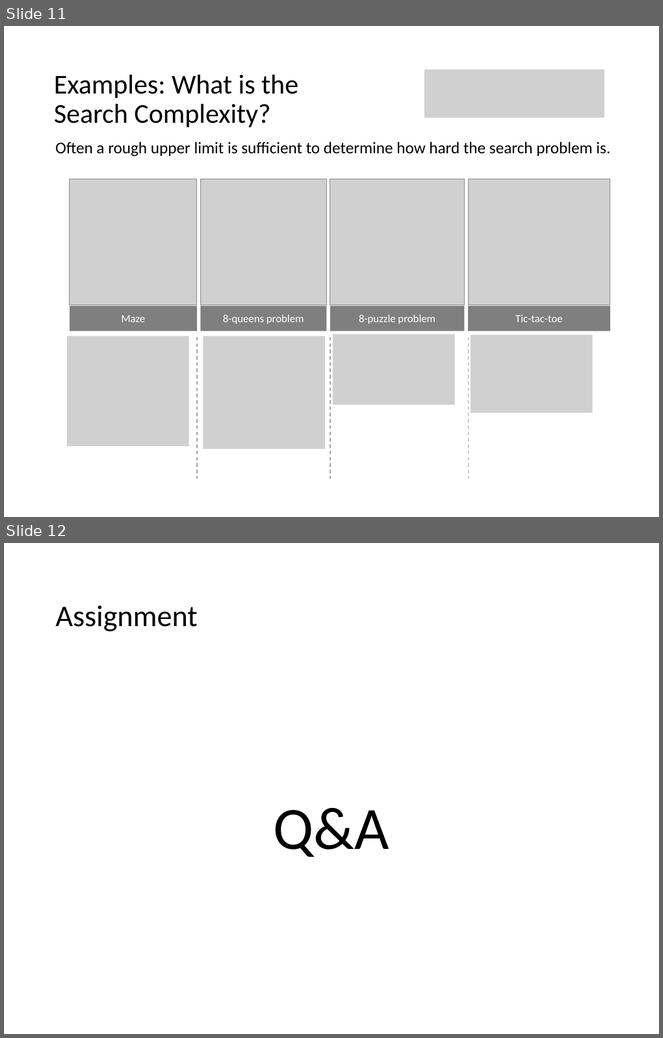
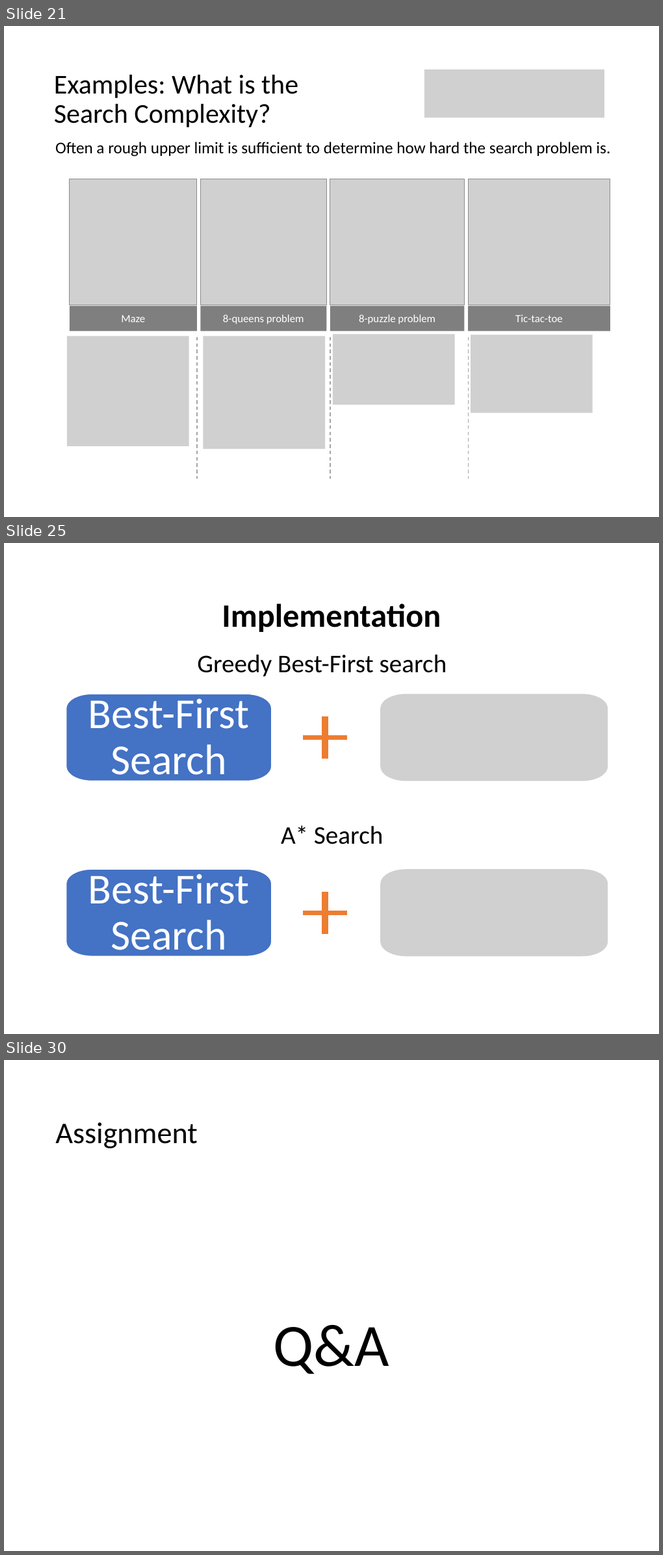
Before and after one commit to mhahsler/CS7320-AI, a slide deck: slides/03_search_discussion.pptx. Shown one above the other, each under a label of ours: slides 11 and 12 before the commit, slides 21, 25 and 30 after it; the slides between them are not shown. The pictures are 663x1038 and 663x1555 pixels, drawn with LibreOffice and Linux fonts; fonts in the diff are those of the drawing; grey boxes stand for pictures. Boxes give left, top, right and bottom in pixels: in the first picture for what was removed or moved away, otherwise in the second. Text is boxed around its words. In the diff, an @@ line names an element or a change of style, - is before the commit and + after.

```diff
--- a/slides/03_search_discussion.pptx
+++ b/slides/03_search_discussion.pptx
@@ slide 25 added at (4,543,659,1034), background #FFFFFF @@
@@ title added at (222,603,441,632), 36 pt, text #000000, bold @@
+Implementation
@@ text added at (197,654,447,677), 28 pt, text #000000 @@
+Greedy Best-First search
@@ freeform shape added at (66,694,272,782), fill #4472C4, outline #FFFFFF 1 pt, 47 pt, text #FFFFFF @@
+Best-First Search
@@ picture added at (381,694,608,782) @@
@@ plus added at (302,716,348,760), fill #ED7D31, outline #FFFFFF 1.5 pt @@
@@ text added at (281,826,383,845), 28 pt, text #000000 @@
+A* Search
@@ freeform shape added at (66,869,272,956), fill #4472C4, outline #FFFFFF 1 pt, 47 pt, text #FFFFFF @@
+Best-First Search
@@ picture added at (381,869,608,956) @@
@@ plus added at (302,891,348,935), fill #ED7D31, outline #FFFFFF 1.5 pt @@
@@ what was slide 11 is now slide 21 @@
@@ what was slide 12 is now slide 30 @@
```
Also in this commit, not shown: 1 slide changed, 18 other slides added, 1 slide removed, 7 other files.
